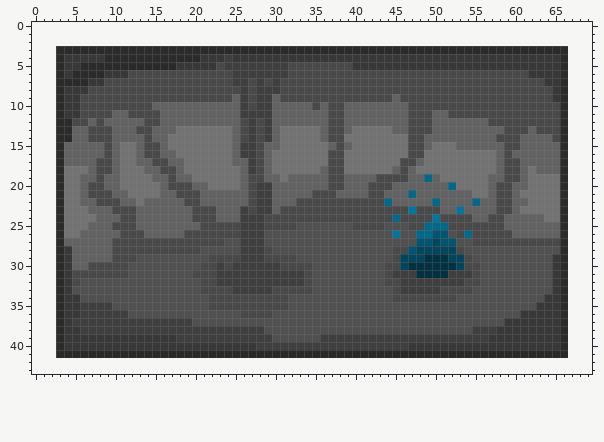
Sprite sheet -- assets/gui/book/crystal_cave_painting.png. That is the earlier state.
The file is 64x39 pixels. Colours within 5 levels of each other are drawn and written as one. The old version is drawn lined up with the new one, on the new canvas.
After:
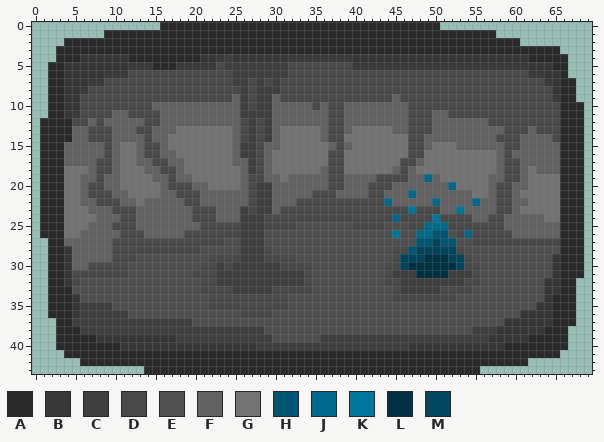
Palette (. is transparent): A #2a2a2a  B #383838  C #3f3f3f  D #494949  E #505050  F #626262  G #737373  H #005672  J #006a8c  K #00769c  L #003244  M #00465e
The edit:
canvas 64x39 -> 70x44, the old top-left corner now at 3,3
y 0: x 16..50 ................................... -> AAAAAAAAAAAAAAAAAAAAAAAAAAAAAAAAAAA
y 1: x 9..57 ................................................. -> AAAAAAAAAAAAAAAAAAAAAAAAAAAAAAAAAAAAAAAAAAAAAAAAA
y 2: x 4..60 ......................................................... -> AAAAAAAAAAAAAAAAAAAAAAAAAAAAAAAAAAAAAAAAAAAAAAAAAAAAAAAAA
y 3: x 66 A -> .
y 4: x 4..5 BB -> AA; x 9..11 AAA -> BBB; x 62..65 BBBB -> AAAA
y 5: x 2 . -> A; x 6..14 AAAAAAAAA -> BBBBBBBBB; x 65 B -> A
y 6: x 2 . -> A; x 5..8 AAAA -> BBBB
y 7: x 2 . -> A; x 4..6 AAA -> BBB; x 67 . -> A
y 8..9: x 2 . -> A; x 67 . -> A
y 10..11: x 2 . -> A; x 67..68 .. -> AA
y 12..26: x 1..2 .. -> AA; x 67..68 .. -> AA
y 27..31: x 2 . -> A; x 67..68 .. -> AA
y 32: x 2 . -> A; x 64 E -> B; x 67 . -> A
y 33: x 2 . -> A; x 4 B -> A; x 64 E -> B; x 67 . -> A
y 34..36: x 2 . -> A; x 4 B -> A; x 65 B -> A; x 67 . -> A
y 37: x 4 B -> A; x 65 B -> A; x 67 . -> A
y 38: x 4..5 BB -> AA; x 64..65 BB -> AA
y 39: x 4..7 BBBB -> AAAA; x 62..65 BBBB -> AAAA
y 40: x 4..10 BBBBBBB -> AAAAAAA; x 59..65 BBBBBBB -> AAAAAAA
y 41: x 3 A -> .; x 66 A -> .
y 42: x 6..61 ........................................................ -> AAAAAAAAAAAAAAAAAAAAAAAAAAAAAAAAAAAAAAAAAAAAAAAAAAAAAAAA
y 43: x 14..55 .......................................... -> AAAAAAAAAAAAAAAAAAAAAAAAAAAAAAAAAAAAAAAAAA
Boxes around the changes in both pictures, in picture pixels (x1, y1, x2, y2):
changed: (40, 22, 584, 374)
